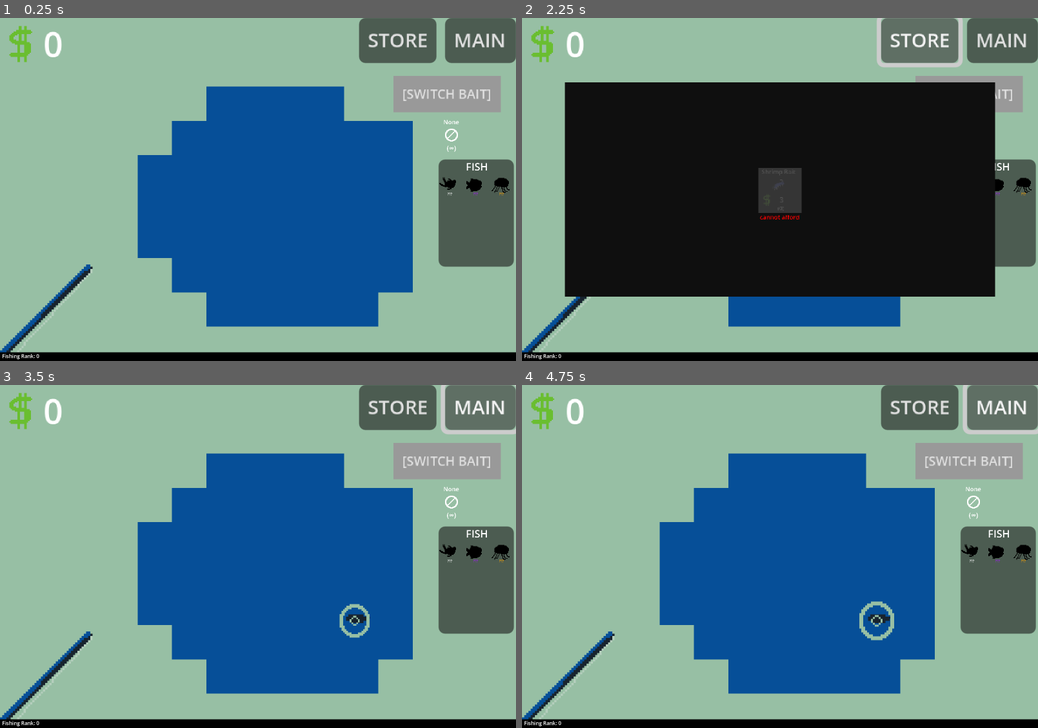
Above: before the commit, frames 1-4 (two rows, left to right).
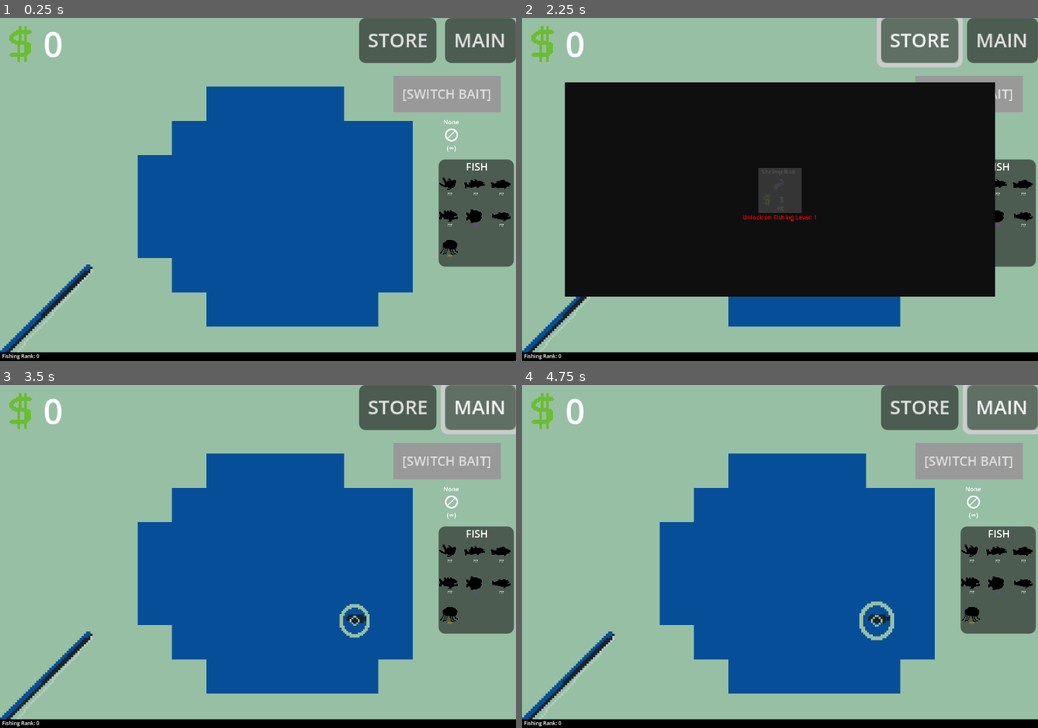
Above: after the commit, the same moments.

Repository: mathew-tran/fish-clicker
Game: Godot game, scene res://Scenes/Main.tscn
The game is run twice, just before and just after one commit, with the same random seed, the same clock (stepped at 60 frames per second) and the same inputs.
Inputs:
- Up to frame 1 (0.25 s): no input
- Up to frame 2 (2.25 s): click "STORE" at 0.5 s; click "MAIN" at 1.25 s; click "STORE" at 2 s
- Up to frame 3 (3.5 s): click "MAIN" at 2.75 s
- Up to frame 4 (4.75 s): click "STORE" at 3.5 s; click "MAIN" at 4.25 s

The runs differ from the first frame. In frame 1, 0.5% of the frame differs, in the area x 85-99%, y 46-70%; in frame 2, 0.3%; in frame 3, 0.5%; in frame 4, 0.5%.

Commit message:
level gate bait, add more fish to catch

Diff:
--- a/fishclicker/Prefabs/UI/ShopUI.tscn
+++ b/fishclicker/Prefabs/UI/ShopUI.tscn
@@ -44,5 +44,6 @@
 [node name="BAIT-Shrimp Bait" parent="Panel/GridContainer" instance=ExtResource("1_2qmjl")]
 layout_mode = 2
 BaitToSell = ExtResource("2_s3n5v")
+FishingLevel = 1
 
 [connection signal="about_to_popup" from="." to="." method="_on_about_to_popup"]
--- a/fishclicker/Resources/Levels/Baits/BAIT_NONE.tres
+++ b/fishclicker/Resources/Levels/Baits/BAIT_NONE.tres
@@ -1,11 +1,15 @@
-[gd_resource type="Resource" script_class="BaitData" load_steps=7 format=3 uid="uid://bb16lfrygisqc"]
+[gd_resource type="Resource" script_class="BaitData" load_steps=11 format=3 uid="uid://bb16lfrygisqc"]
 
 [ext_resource type="Script" uid="uid://clf4q2sgy5gad" path="res://Resources/FishData.gd" id="1_a8y0i"]
 [ext_resource type="Texture2D" uid="uid://d07cgpr0enos" path="res://Art/Sprites/Bait/NoneBait.png" id="1_njkb6"]
 [ext_resource type="Script" uid="uid://bgc7uj0bli212" path="res://Resources/BaitData.gd" id="2_ewn0j"]
 [ext_resource type="Resource" uid="uid://byl4nrhgkmfeb" path="res://Resources/Levels/Fish/P001_GoldFish.tres" id="2_s6pys"]
 [ext_resource type="Resource" uid="uid://bgub87y8wwqch" path="res://Resources/Levels/Fish/P003_JellyFish.tres" id="3_njkb6"]
+[ext_resource type="Resource" uid="uid://durkcio7hmep7" path="res://Resources/Levels/Fish/P005_Cod.tres" id="4_apq5u"]
 [ext_resource type="Resource" uid="uid://dgi7idvdqjjto" path="res://Resources/Levels/Fish/P002_BlueTang.tres" id="4_n7cjx"]
+[ext_resource type="Resource" uid="uid://cqaiwfabxpkhj" path="res://Resources/Levels/Fish/P006_Snapper.tres" id="5_apq5u"]
+[ext_resource type="Resource" uid="uid://15l5weysukne" path="res://Resources/Levels/Fish/P007_Grouper.tres" id="6_frqcx"]
+[ext_resource type="Resource" uid="uid://xgxinx0isj30" path="res://Resources/Levels/Fish/P008_Bass.tres" id="9_j4dh8"]
 
 [resource]
 script = ExtResource("2_ewn0j")
@@ -13,8 +17,8 @@
 BaitImage = ExtResource("1_njkb6")
 BaitID = "000"
 Cost = 0
-CommonPool = Array[ExtResource("1_a8y0i")]([ExtResource("2_s6pys")])
-RarePool = Array[ExtResource("1_a8y0i")]([ExtResource("4_n7cjx")])
+CommonPool = Array[ExtResource("1_a8y0i")]([ExtResource("2_s6pys"), ExtResource("4_apq5u"), ExtResource("5_apq5u"), ExtResource("6_frqcx")])
+RarePool = Array[ExtResource("1_a8y0i")]([ExtResource("4_n7cjx"), ExtResource("9_j4dh8")])
 LegendaryPool = Array[ExtResource("1_a8y0i")]([ExtResource("3_njkb6")])
 bIsInfinite = true
 metadata/_custom_type_script = "uid://bgc7uj0bli212"
--- /dev/null
+++ b/fishclicker/Resources/Levels/Fish/P005_Cod.tres
@@ -0,0 +1,15 @@
+[gd_resource type="Resource" script_class="FishData" load_steps=3 format=3 uid="uid://durkcio7hmep7"]
+
+[ext_resource type="Texture2D" uid="uid://c5g2oqh45u1yg" path="res://Art/Sprites/Fish/Detail/Cod.png" id="1_gs0t1"]
+[ext_resource type="Script" uid="uid://clf4q2sgy5gad" path="res://Resources/FishData.gd" id="2_iw5er"]
+
+[resource]
+script = ExtResource("2_iw5er")
+FishImage = ExtResource("1_gs0t1")
+FishName = "Cod"
+Rarity = 0
+FishSize = 1
+FishID = "P005"
+Tugs = 2
+TimeLimit = 1.0
+Cost = 18
--- /dev/null
+++ b/fishclicker/Resources/Levels/Fish/P006_Snapper.tres
@@ -0,0 +1,15 @@
+[gd_resource type="Resource" script_class="FishData" load_steps=3 format=3 uid="uid://cqaiwfabxpkhj"]
+
+[ext_resource type="Texture2D" uid="uid://dub75f78cluxm" path="res://Art/Sprites/Fish/Detail/Snapper.png" id="1_drtqd"]
+[ext_resource type="Script" uid="uid://clf4q2sgy5gad" path="res://Resources/FishData.gd" id="2_eym3q"]
+
+[resource]
+script = ExtResource("2_eym3q")
+FishImage = ExtResource("1_drtqd")
+FishName = "Snapper"
+Rarity = 0
+FishSize = 1
+FishID = "P006"
+Tugs = 4
+TimeLimit = 1.8
+Cost = 15
--- /dev/null
+++ b/fishclicker/Resources/Levels/Fish/P007_Grouper.tres
@@ -0,0 +1,15 @@
+[gd_resource type="Resource" script_class="FishData" load_steps=3 format=3 uid="uid://15l5weysukne"]
+
+[ext_resource type="Texture2D" uid="uid://b681ko0w1yhfa" path="res://Art/Sprites/Fish/Detail/Grouper.png" id="1_2wt0u"]
+[ext_resource type="Script" uid="uid://clf4q2sgy5gad" path="res://Resources/FishData.gd" id="2_kqen0"]
+
+[resource]
+script = ExtResource("2_kqen0")
+FishImage = ExtResource("1_2wt0u")
+FishName = "Grouper"
+Rarity = 0
+FishSize = 1
+FishID = "P007"
+Tugs = 2
+TimeLimit = 0.8
+Cost = 18
--- /dev/null
+++ b/fishclicker/Resources/Levels/Fish/P008_Bass.tres
@@ -0,0 +1,15 @@
+[gd_resource type="Resource" script_class="FishData" load_steps=3 format=3 uid="uid://xgxinx0isj30"]
+
+[ext_resource type="Texture2D" uid="uid://bn5kv2s6vlj75" path="res://Art/Sprites/Fish/Detail/Bass.png" id="1_dqool"]
+[ext_resource type="Script" uid="uid://clf4q2sgy5gad" path="res://Resources/FishData.gd" id="2_10tn4"]
+
+[resource]
+script = ExtResource("2_10tn4")
+FishImage = ExtResource("1_dqool")
+FishName = "Bass"
+Rarity = 0
+FishSize = 1
+FishID = "P008"
+Tugs = 4
+TimeLimit = 0.8
+Cost = 22
--- a/fishclicker/Scripts/GameManager.gd
+++ b/fishclicker/Scripts/GameManager.gd
@@ -47,6 +47,7 @@
 		"XP" : 0,
 		"Level" : 0
 	}
+	XPGained.emit(0)
 
 	await get_tree().process_frame
 	AddMoney(0)
--- a/fishclicker/Scripts/UI/BaitButton.gd
+++ b/fishclicker/Scripts/UI/BaitButton.gd
@@ -2,6 +2,7 @@
 extends Button
 
 @export var OwnedBait : BaitData
+
 
 func _ready() -> void:
 	Setup()
@@ -18,6 +19,9 @@
 
 	disabled = HasBait() == false
 	$CannotAfford.visible = disabled
+
+	if HasBait() == false:
+		$CannotAfford/Label.text = "No Bait"
 
 	if OwnedBait.bIsInfinite == false:
 		$Owned.text = "(" + str(amount) + ")"
--- a/fishclicker/Scripts/UI/PurchaseBaitButton.gd
+++ b/fishclicker/Scripts/UI/PurchaseBaitButton.gd
@@ -4,9 +4,12 @@
 
 @export var BaitToSell : BaitData
 
+@export var FishingLevel : int
+
+
 func _ready() -> void:
+	name = "BAIT-" + BaitToSell.BaitName
 	Setup()
-	name = "BAIT-" + BaitToSell.BaitName
 
 func Setup():
 	$VBoxContainer/HBoxContainer/Amount.text = str(BaitToSell.Cost)
@@ -18,7 +21,12 @@
 func Update():
 	var amount = Finder.GetGameManager().GetBait(BaitToSell.BaitName)
 	$Owned.text = "(" + str(amount) + ")"
-	disabled = CanAfford() == false
+	disabled = CanAfford() == false or Finder.GetGameManager().GetLevel() < FishingLevel
+
+	if Finder.GetGameManager().GetLevel() < FishingLevel:
+		$CannotAfford/Label.text = "Unlock on Fishing Level: " + str(FishingLevel)
+	elif CanAfford() == false:
+		$CannotAfford/Label.text = "Cannot afford"
 	$CannotAfford.visible = disabled
 
 func _on_button_up() -> void:
Binary file added: fishclicker/Art/Sprites/Fish/Detail/Bass.png
Not shown, added: fishclicker/Art/Sprites/Fish/Detail/Bass.png.import
Binary file added: fishclicker/Art/Sprites/Fish/Detail/Cod.png
Not shown, added: fishclicker/Art/Sprites/Fish/Detail/Cod.png.import
Binary file added: fishclicker/Art/Sprites/Fish/Detail/Grouper.png
Not shown, added: fishclicker/Art/Sprites/Fish/Detail/Grouper.png.import
Binary file added: fishclicker/Art/Sprites/Fish/Detail/Snapper.png
Not shown, added: fishclicker/Art/Sprites/Fish/Detail/Snapper.png.import
